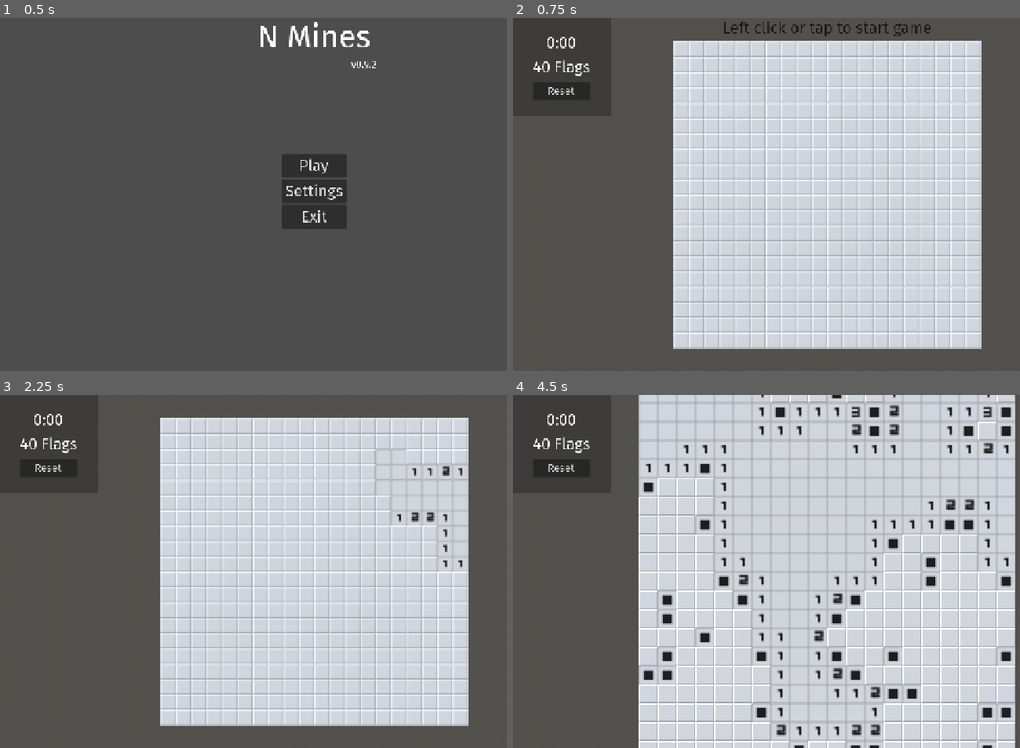
Above: before the commit, frames 1-4 (two rows, left to right).
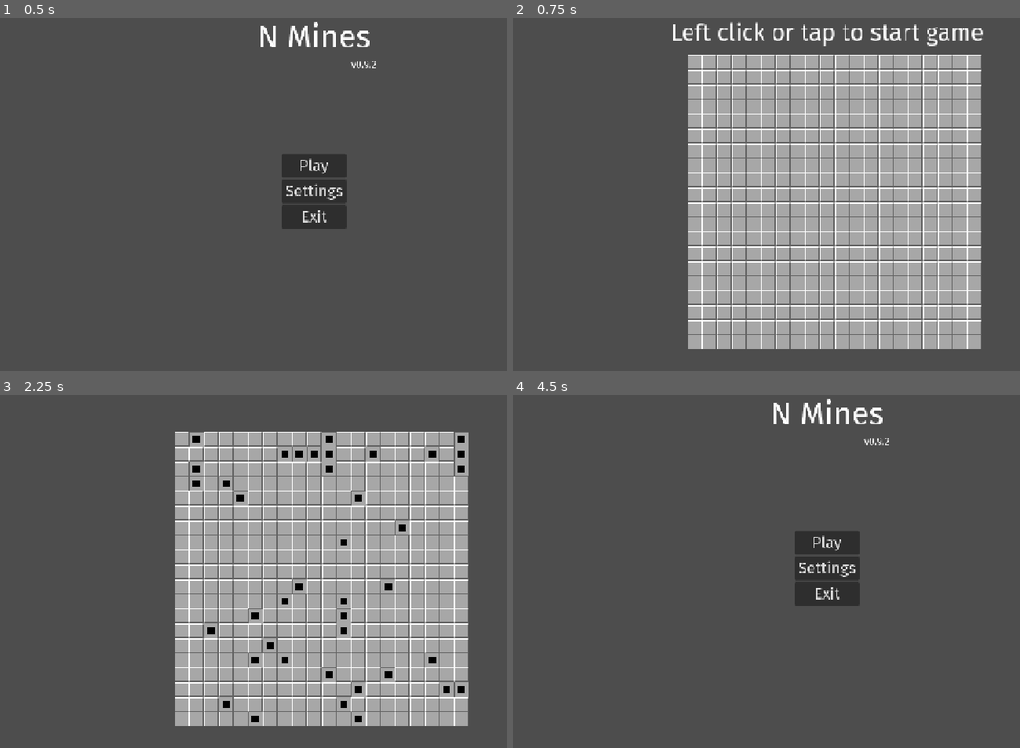
Above: after the commit, the same moments.

Repository: Enn3Developer/n_minesweeper
Game: Godot game, scene res://scenes/menu.tscn
The game is run twice, just before and just after one commit, with the same random seed, the same clock (stepped at 60 frames per second) and the same inputs.
Inputs (mouse positions are in pixels of both pictures, inside the frame that each line leads up to):
- Up to frame 1 (0.5 s): no input
- Up to frame 2 (0.75 s): click "Play" at 0.5 s
- Up to frame 3 (2.25 s): click (50, 469) at 1.25 s, where only the run before the commit has a clickable "Reset"; tap Enter at 2 s; move the mouse to (451, 553) at 2.02 s; hold . (multi_swipe_down_right) from 2.03 s (still down); hold Middle mouse button (multi_touch) from 2.03 s (still down); click (451, 553) at 2.17 s
- Up to frame 4 (4.5 s): release . (multi_swipe_down_right) at 2.75 s; release Middle mouse button (multi_touch) at 2.75 s; drag from (700, 589) to (796, 642) at 2.77 s; tap R (reset) at 3.5 s; move the mouse to (888, 493) at 3.52 s; hold . (multi_swipe_down_right) 3.53-4.25 s; hold Mouse wheel up (pinch_outward) 3.53-4.25 s; click (888, 493) at 3.67 s; click (827, 613) at 4.25 s, where only the run after the commit has a clickable "Return to main menu"

Frame 1 is identical in both runs. In frame 2, 52% of the frame differs, in the area x 3-93%, y 1-94%; in frame 3, 51%; in frame 4, 74%, in the area x 3-100%, y 0-100%.

Commit message:
using 2d for everything

Diff:
--- a/project.godot
+++ b/project.godot
@@ -15,7 +15,7 @@
 run/main_scene="res://scenes/menu.tscn"
 config/use_custom_user_dir=true
 config/custom_user_dir_name="n_mines"
-config/features=PackedStringArray("4.3", "GL Compatibility")
+config/features=PackedStringArray("4.4", "GL Compatibility")
 run/low_processor_mode=true
 config/icon="res://icon.svg"
 
--- a/scenes/game.tscn
+++ b/scenes/game.tscn
@@ -61,8 +61,8 @@
 
 [sub_resource type="AnimationLibrary" id="AnimationLibrary_3qnk5"]
 _data = {
-"RESET": SubResource("Animation_7usiy"),
-"start_game_transparency": SubResource("Animation_ibj7v")
+&"RESET": SubResource("Animation_7usiy"),
+&"start_game_transparency": SubResource("Animation_ibj7v")
 }
 
 [node name="Game" type="Node3D" node_paths=PackedStringArray("camera")]
@@ -128,7 +128,7 @@
 
 [node name="AnimationPlayer" type="AnimationPlayer" parent="."]
 libraries = {
-"": SubResource("AnimationLibrary_3qnk5")
+&"": SubResource("AnimationLibrary_3qnk5")
 }
 autoplay = "start_game_transparency"
 speed_scale = 0.75
--- /dev/null
+++ b/scenes/game_2d.tscn
@@ -0,0 +1,55 @@
+[gd_scene load_steps=7 format=3 uid="uid://btrx85sgyhin"]
+
+[ext_resource type="Script" uid="uid://c5nsr6fh00gxb" path="res://scripts/game_2d.gd" id="1_33kf4"]
+[ext_resource type="Texture2D" uid="uid://cdtxeu622uyd6" path="res://assets/textures/atlas.png" id="2_ot337"]
+
+[sub_resource type="Shader" id="Shader_ot337"]
+code = "// NOTE: Shader automatically converted from Godot Engine 4.4.beta1.mono's CanvasItemMaterial.
+
+shader_type canvas_item;
+render_mode blend_mix;
+
+void vertex() {
+	UV = (UV + INSTANCE_CUSTOM.xy) / vec2(1.0, 12.0);
+}
+
+void fragment() {
+	COLOR = COLOR * texture(TEXTURE, UV);
+}"
+
+[sub_resource type="ShaderMaterial" id="ShaderMaterial_icntc"]
+shader = SubResource("Shader_ot337")
+
+[sub_resource type="QuadMesh" id="QuadMesh_icntc"]
+size = Vector2(20, 20)
+
+[sub_resource type="MultiMesh" id="MultiMesh_2oatk"]
+use_custom_data = true
+mesh = SubResource("QuadMesh_icntc")
+
+[node name="Node2D" type="Node2D"]
+script = ExtResource("1_33kf4")
+scene_path = "res://scenes/end.tscn"
+current_scene_path = "res://scenes/game_2d.tscn"
+
+[node name="MultiMeshInstance2D" type="MultiMeshInstance2D" parent="."]
+material = SubResource("ShaderMaterial_icntc")
+multimesh = SubResource("MultiMesh_2oatk")
+texture = ExtResource("2_ot337")
+
+[node name="Camera2D" type="Camera2D" parent="."]
+zoom = Vector2(1.5, 1.5)
+
+[node name="StartGame" type="Label" parent="Camera2D"]
+anchors_preset = 5
+anchor_left = 0.5
+anchor_right = 0.5
+offset_left = -213.0
+offset_top = -240.0
+offset_right = 213.0
+offset_bottom = -201.0
+grow_horizontal = 2
+text = "Left click or tap to start game"
+horizontal_alignment = 1
+vertical_alignment = 1
+metadata/_edit_use_anchors_ = true
--- a/scripts/end.gd
+++ b/scripts/end.gd
@@ -7,7 +7,7 @@
 	state_label.text = state_text
 
 func _on_play_again_pressed() -> void:
-	get_tree().change_scene_to_file("res://scenes/game.tscn")
+	get_tree().change_scene_to_file("res://scenes/game_2d.tscn")
 
 func _on_return_pressed() -> void:
 	get_tree().change_scene_to_file("res://scenes/menu.tscn")
--- /dev/null
+++ b/scripts/game_2d.gd
@@ -0,0 +1,245 @@
+extends Node2D
+
+# TODO: Add remaining nodes
+@onready var mesh := $MultiMeshInstance2D
+@onready var camera := $Camera2D
+@onready var time_label := $Camera2D/Stats/Time
+@onready var flags_label := $Camera2D/Stats/Flags
+
+@export var scene_path: String
+@export var current_scene_path: String
+
+signal processed
+
+var grid: PackedByteArray
+var showed_grid: PackedByteArray
+var flagged_grid: PackedByteArray
+var flagged := 0
+var height: int
+var width: int
+var bombs: int
+var generated := false
+var start := 0
+var losing := false
+
+func _ready() -> void:
+	height = 20
+	width = 20
+	bombs = 40
+	mesh.multimesh.instance_count = width * height
+	for y in range(height):
+		for x in range(width):
+			var index := y * width + x
+			mesh.multimesh.set_instance_transform_2d(index, Transform2D(0.0, Vector2.ONE, PI, Vector2((x + 1) * 20, (y + 1) * 20)))
+			mesh.multimesh.set_instance_custom_data(index, Color(0.0, 0.0, 0.0, 0.0))
+	camera.position = Vector2(width * 10, height * 10)
+	var area := Area2D.new()
+	var collision := CollisionShape2D.new()
+	var shape := RectangleShape2D.new()
+	shape.size = Vector2(width * 20, height * 20)
+	collision.shape = shape
+	collision.position = Vector2((width + 1) * 10, (height + 1) * 10)
+	area.add_child(collision)
+	area.connect("input_event", _area_on_input_event)
+	add_child(area)
+
+func _process(delta: float) -> void:
+	emit_signal("processed")
+	if losing: return
+	if generated:
+		check_win()
+		var time := (Time.get_ticks_msec() - start) / 1000.0
+		var minutes: int = floorf(time / 60.0)
+		var seconds := int(floorf(time)) % 60
+#		time_label.text = "%d:%02d" % [minutes, seconds]
+	if Input.is_action_just_pressed("reset"):
+		reset()
+
+func _area_on_input_event(viewport: Viewport, input_event: InputEvent, shape_idx: int) -> void:
+	if losing: return
+	if input_event is InputEventMouseButton:
+		var event: InputEventMouseButton = input_event
+		if event.pressed:
+			var world_position := (get_viewport().get_screen_transform() * get_viewport().get_canvas_transform()).affine_inverse() * event.position
+			var cell_position := Vector2i(floorf((world_position.x - 10) / 20), floorf((world_position.y - 10) / 20))
+			print("world position: " + str(world_position))
+			print("cell position: " + str(cell_position))
+			if event.button_index == MOUSE_BUTTON_LEFT:
+				click_show(cell_position)
+			elif event.button_index == MOUSE_BUTTON_RIGHT:
+				click_flag(cell_position)
+	pass
+
+func _input(event: InputEvent) -> void:
+	if event is InputEventSingleScreenTap:
+		Logger.info("received tap input")
+		var touch_event: InputEventSingleScreenTap = event
+		var mouse_event := InputEventMouseButton.new()
+		mouse_event.pressed = true
+		mouse_event.button_index = MOUSE_BUTTON_LEFT
+		mouse_event.position = touch_event.position
+		get_viewport().push_input(mouse_event, true)
+		var new_event := mouse_event.duplicate(true)
+		new_event.pressed = false
+		get_viewport().push_input(new_event, true)
+	elif event is InputEventSingleScreenLongPress:
+		Logger.info("received long press input")
+		var touch_event: InputEventSingleScreenLongPress = event
+		var mouse_event := InputEventMouseButton.new()
+		mouse_event.pressed = true
+		mouse_event.button_index = MOUSE_BUTTON_RIGHT
+		mouse_event.position = touch_event.position
+		get_viewport().push_input(mouse_event, true)
+		var new_event := mouse_event.duplicate(true)
+		new_event.pressed = false
+		get_viewport().push_input(new_event, true)
+
+func click_show(position: Vector2i):
+	Logger.info("received show input: " + str(position))
+	var index := position.y * width + position.x
+	if not generated:
+		generate_grid(position)
+		$Camera2D/StartGame.visible = false
+#		$AnimationPlayer.stop()
+	if flagged_grid.decode_s8(index) == 1: return
+	if grid.decode_s8(index) == -1:
+		Logger.info("clicked on bomb")
+		prepare_lose()
+		if GameSettings.vibration: Input.vibrate_handheld(200, 0.7)
+		return
+	show_cell_and_neighbours(position)
+	if GameSettings.vibration: Input.vibrate_handheld(500, 1.0)
+
+func click_flag(position: Vector2i):
+	Logger.info("received flag input: " + str(position))
+	if not generated: return
+	var index := position.y * width + position.x
+	if showed_grid.decode_s8(index) == 1: return
+	flag_cell(position)
+	if GameSettings.vibration: Input.vibrate_handheld(500, 1.0)
+
+func generate_grid(click_position: Vector2i):
+	Logger.info("generating grid")
+	grid = PackedByteArray()
+	showed_grid = PackedByteArray()
+	flagged_grid = PackedByteArray()
+	grid.resize(width * height)
+	showed_grid.resize(width * height)
+	flagged_grid.resize(width * height)
+	grid.fill(0)
+	showed_grid.fill(0)
+	flagged_grid.fill(0)
+	var rng := RandomNumberGenerator.new()
+	while bombs > 0:
+		var x := rng.randi_range(0, width - 1)
+		var y := rng.randi_range(0, height - 1)
+		var index := y * width + x
+		if (x == click_position.x and y == click_position.y) or grid.decode_s8(index) == -1: continue
+		grid.encode_s8(index, -1)
+		for x_offset in range(-1, 2):
+			if x == 0 and x_offset == -1: continue
+			if x == width - 1 and x_offset == 1: continue
+			for y_offset in range(-1, 2):
+				if y == 0 and y_offset == -1: continue
+				if y == height - 1 and y_offset == 1: continue
+				if x_offset == 0 and y_offset == 0: continue
+				var index_offset := (y + y_offset) * width + (x + x_offset)
+				if grid.decode_s8(index_offset) == -1: continue
+				grid.encode_s8(index_offset, grid.decode_s8(index_offset) + 1)
+		bombs -= 1
+	generated = true
+	start = Time.get_ticks_msec()
+	Logger.info("grid generated")
+
+func show_cell_and_neighbours(cell_position: Vector2i):
+	var positions: Array[Vector2i] = []
+	positions.append(cell_position)
+	var cells_showed := 0
+	while positions.size() > 0:
+		cells_showed += 1
+		if cells_showed >= GameSettings.speed:
+			cells_showed = 0
+			await processed
+		var position: Vector2i = positions.pop_front()
+		var index := position.y * width + position.x
+		if showed_grid.decode_s8(index) == 1: continue
+		if flagged_grid.decode_s8(index) == 1: continue
+		if grid.decode_s8(index) == -1: continue
+		show_cell(position)
+		if grid.decode_s8(index) != 0: continue
+		for x_offset in range(-1, 2):
+			if position.x == 0 and x_offset == -1: continue
+			if position.x == width - 1 and x_offset == 1: continue
+			for y_offset in range(-1, 2):
+				if position.y == 0 and y_offset == -1: continue
+				if position.y == height - 1 and y_offset == 1: continue
+				if x_offset == 0 and y_offset == 0: continue
+				var index_offset := (position.y + y_offset) * width + (position.x + x_offset)
+				if grid.decode_s8(index_offset) == -1: continue
+				if showed_grid.decode_s8(index_offset) == 1: continue
+				positions.append(Vector2i(position.x + x_offset, position.y + y_offset))
+
+func show_cell(cell_position: Vector2i):
+	var index := cell_position.y * width + cell_position.x
+	var value := grid.decode_s8(index)
+	var cell: float
+	if value == 0:
+		cell = 1.0
+	elif value == -1:
+		cell = 2.0
+	else:
+		cell = 3.0 + value
+	mesh.multimesh.set_instance_custom_data(index, Color(0.0, cell, 0.0, 0.0))
+	showed_grid.encode_s8(index, 1)
+
+func flag_cell(cell_position: Vector2i):
+	var index := cell_position.y * width + cell_position.x
+	if showed_grid.decode_s8(index) == 1: return
+	var value := flagged_grid.decode_s8(index)
+	var cell: float
+	if value == 0:
+		if flagged == GameSettings.bombs: return
+		value = 1
+		flagged += 1
+		cell = 3.0
+	else:
+		value = 0
+		flagged -= 1
+		cell = 0.0
+	flagged_grid.encode_s8(index, value)
+	#flags_label.text = str(GameSettings.bombs - flagged) + " Flags"
+	mesh.multimesh.set_instance_custom_data(index, Color(0.0, cell, 0.0, 0.0))
+
+func prepare_lose():
+	losing = true
+	var end := Time.get_ticks_msec()
+	for x in range(width):
+		for y in range(height):
+			var index := y * width + x
+			var value := grid.decode_s8(index)
+			if value != -1: continue
+			show_cell(Vector2i(x, y))
+	await get_tree().create_timer(2.0).timeout
+	end_game(false, end)
+
+func check_win():
+	if flagged != GameSettings.bombs: return
+	for x in range(width):
+		for y in range(height):
+			var index := y * width + x
+			var value := grid.decode_s8(index)
+			if value != -1 and showed_grid.decode_s8(index) == 0: return
+			if value == -1 and flagged_grid.decode_s8(index) == 0: return
+	end_game(true)
+
+func end_game(win: bool, end: int = 0):
+	if end == 0: end = Time.get_ticks_msec()
+	GameSettings.win = win
+	GameSettings.timer = end - start
+	get_tree().change_scene_to_file(scene_path)
+
+func reset():
+	get_tree().change_scene_to_file(current_scene_path)
+
+func _on_reset_pressed() -> void:
+	reset()
--- a/scripts/menu.gd
+++ b/scripts/menu.gd
@@ -24,7 +24,7 @@
 		$Settings/Presets/Custom.button_pressed = true
 
 func _on_play_pressed() -> void:
-	get_tree().change_scene_to_file("res://scenes/game.tscn")
+	get_tree().change_scene_to_file("res://scenes/game_2d.tscn")
 
 func _on_settings_pressed() -> void:
 	$Buttons.visible = false
Not shown, added: GDTIM/CustomInputEvents/InputEventMultiScreenDrag.gd.uid
Not shown, added: GDTIM/CustomInputEvents/InputEventMultiScreenLongPress.gd.uid
Not shown, added: GDTIM/CustomInputEvents/InputEventMultiScreenSwipe.gd.uid
Not shown, added: GDTIM/CustomInputEvents/InputEventMultiScreenTap.gd.uid
Not shown, added: GDTIM/CustomInputEvents/InputEventScreenCancel.gd.uid
Not shown, added: GDTIM/CustomInputEvents/InputEventScreenPinch.gd.uid
Not shown, added: GDTIM/CustomInputEvents/InputEventScreenTwist.gd.uid
Not shown, added: GDTIM/CustomInputEvents/InputEventSingleScreenDrag.gd.uid
Not shown, added: GDTIM/CustomInputEvents/InputEventSingleScreenLongPress.gd.uid
Not shown, added: GDTIM/CustomInputEvents/InputEventSingleScreenSwipe.gd.uid
Not shown, added: GDTIM/CustomInputEvents/InputEventSingleScreenTap.gd.uid
Not shown, added: GDTIM/CustomInputEvents/InputEventSingleScreenTouch.gd.uid
(and 24 more such lines)
